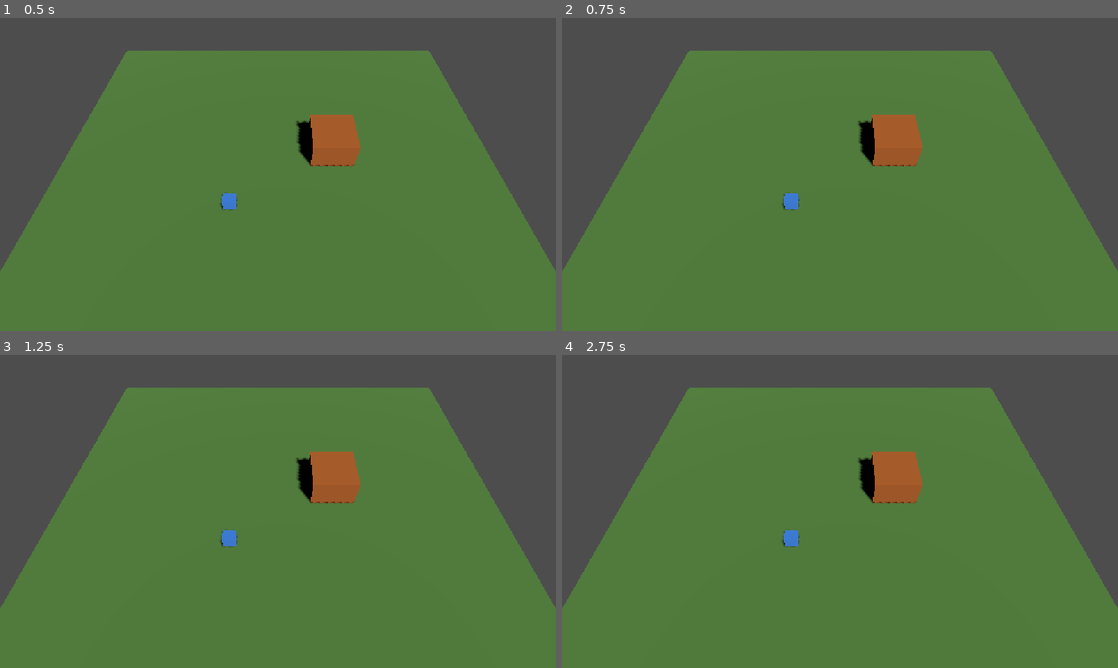
Above: before the commit, frames 1-4 (two rows, left to right).
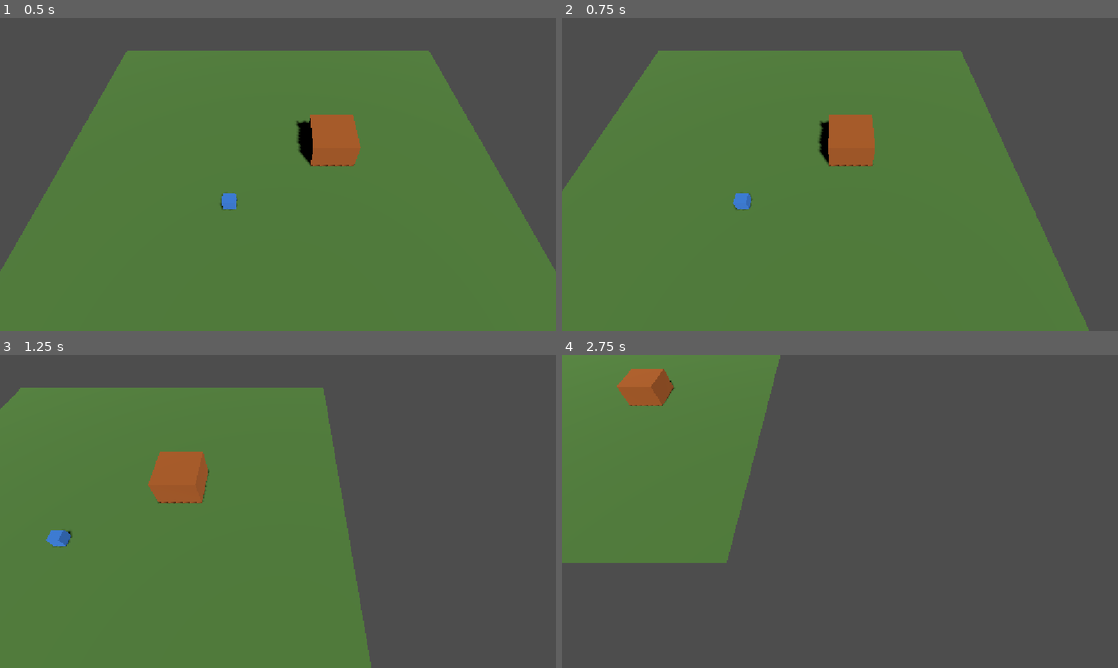
Above: after the commit, the same moments.

Repository: nplvkntx/endless-battle
Game: Godot game, scene res://scenes/main.tscn
Same seed, same stepped clock (60 frames per second), same inputs: the game is played once before the commit and once after it.
Inputs (mouse positions are in pixels of both pictures, inside the frame that each line leads up to):
- Up to frame 1 (0.5 s): no input
- Up to frame 2 (0.75 s): tap Enter at 0.5 s; move the mouse to (962, 158) at 0.52 s; hold Right (ui_right) from 0.53 s (still down); click (962, 158) at 0.67 s
- Up to frame 3 (1.25 s): keep holding Right (ui_right)
- Up to frame 4 (2.75 s): move the mouse to (728, 527) at 1.27 s; release Right (ui_right) at 1.28 s; hold Down (ui_down) 1.28-2.03 s; click (728, 527) at 1.42 s; move the mouse to (895, 442) at 2.02 s; hold Right (ui_right) from 2.03 s (still down); click (895, 442) at 2.17 s

Frame 1 is identical in both runs. In frame 2, 14% of the frame differs, in the area x 0-100%, y 10-100%; in frame 3, 36%; in frame 4, 74%, in the area x 0-100%, y 0-100%.

Commit message:
TASK-003 RTS camera controls

Diff:
--- a/scenes/main.tscn
+++ b/scenes/main.tscn
@@ -2,6 +2,7 @@
 
 [ext_resource type="Script" path="res://scripts/units/worker.gd" id="1_worker"]
 [ext_resource type="Script" path="res://scripts/buildings/command_center.gd" id="2_command_center"]
+[ext_resource type="Script" path="res://scripts/systems/camera_controller.gd" id="3_camera_controller"]
 
 [sub_resource type="StandardMaterial3D" id="StandardMaterial3D_ground"]
 albedo_color = Color(0.35, 0.55, 0.25, 1)
@@ -37,6 +38,7 @@
 transform = Transform3D(1, 0, 0, 0, 0.573576, 0.819152, 0, -0.819152, 0.573576, 0, 20, 14)
 current = true
 fov = 60.0
+script = ExtResource("3_camera_controller")
 
 [node name="DirectionalLight3D" type="DirectionalLight3D" parent="."]
 transform = Transform3D(0.866025, -0.353553, 0.353553, 0, 0.707107, 0.707107, -0.5, -0.612372, 0.612372, 0, 10, 0)
--- a/scripts/systems/camera_controller.gd
+++ b/scripts/systems/camera_controller.gd
@@ -0,0 +1,84 @@
+extends Camera3D
+
+## RTS camera pan and zoom for the main test scene.
+## Supports edge scrolling, arrow keys, and mouse wheel zoom only.
+
+@export var edge_margin_pixels: float = 15.0
+@export var move_speed: float = 20.0
+@export var zoom_speed: float = 3.0
+@export var min_height: float = 8.0
+@export var max_height: float = 45.0
+
+
+func _process(delta: float) -> void:
+	var direction := _get_movement_direction()
+	if direction == Vector3.ZERO:
+		return
+
+	direction = direction.normalized()
+	var movement := direction * move_speed * delta
+	movement.y = 0.0
+	global_position += movement
+
+
+func _unhandled_input(event: InputEvent) -> void:
+	if not event is InputEventMouseButton or not event.pressed:
+		return
+
+	match event.button_index:
+		MOUSE_BUTTON_WHEEL_UP:
+			_apply_zoom(-1.0)
+		MOUSE_BUTTON_WHEEL_DOWN:
+			_apply_zoom(1.0)
+
+
+func _get_movement_direction() -> Vector3:
+	var direction := Vector3.ZERO
+	var forward := _get_flat_forward()
+	var right := _get_flat_right()
+
+	if Input.is_action_pressed("ui_up"):
+		direction += forward
+	if Input.is_action_pressed("ui_down"):
+		direction -= forward
+	if Input.is_action_pressed("ui_left"):
+		direction -= right
+	if Input.is_action_pressed("ui_right"):
+		direction += right
+
+	var mouse_position := get_viewport().get_mouse_position()
+	var viewport_size := get_viewport().get_visible_rect().size
+
+	if mouse_position.x <= edge_margin_pixels:
+		direction -= right
+	if mouse_position.x >= viewport_size.x - edge_margin_pixels:
+		direction += right
+	if mouse_position.y <= edge_margin_pixels:
+		direction += forward
+	if mouse_position.y >= viewport_size.y - edge_margin_pixels:
+		direction -= forward
+
+	return direction
+
+
+func _get_flat_forward() -> Vector3:
+	var forward := -global_transform.basis.z
+	forward.y = 0.0
+	if forward.length_squared() == 0.0:
+		return Vector3.FORWARD
+	return forward.normalized()
+
+
+func _get_flat_right() -> Vector3:
+	var right := global_transform.basis.x
+	right.y = 0.0
+	if right.length_squared() == 0.0:
+		return Vector3.RIGHT
+	return right.normalized()
+
+
+func _apply_zoom(direction: float) -> void:
+	var new_position := global_position + (-global_transform.basis.z * direction * zoom_speed)
+	if new_position.y < min_height or new_position.y > max_height:
+		return
+	global_position = new_position
